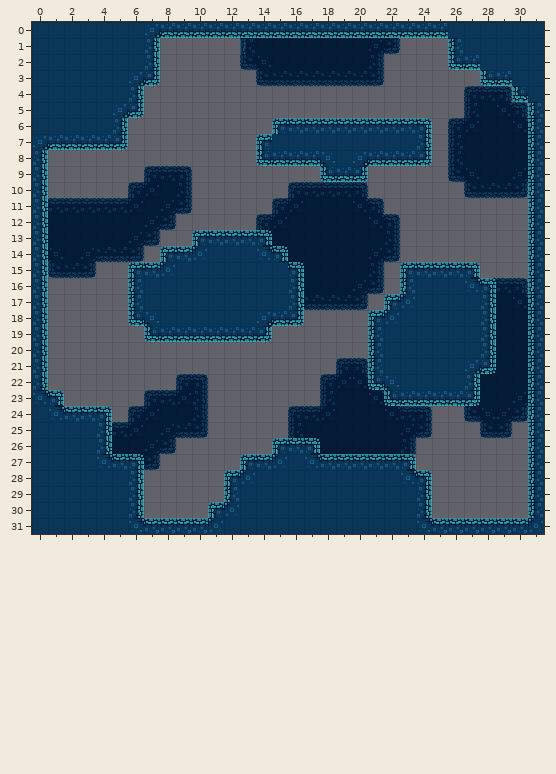
Two versions of a level (Tiled map, assets/levels/test_level.tmx). The picture above is the old version.
Cells are 16x16 px. Shown: x 0..31, y 0..31. Tiles whose own drawing changed are shown in their newer look in all pictures.
The result:
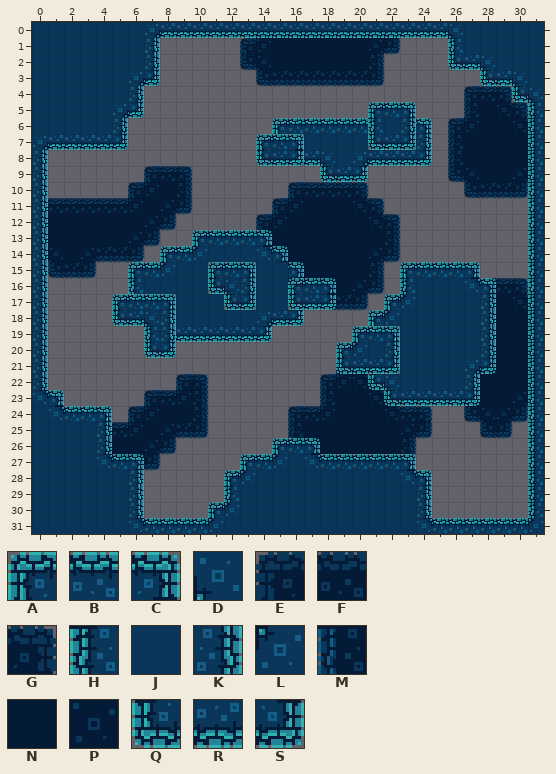
Key: from "tileset": A 0, B 1, C 2, D 4, E 5, F 6, G 7, H 10, J 11, K 12, L 14, M 15, N 16, P 19, Q 20, R 21, S 22.
_ is an empty cell.
The exact change:
Layer "Background":
Tile M gives way to tile E in row 1 at x 13.
The edit adds tile E in row 0 at x 14.
The edit adds tile F in row 0 at x 15 to 21.
The edit adds tile G in row 0 at x 22.
Tile N gives way to tile P in row 1 at x 14.
Layer "Ground":
Tile J gives way to tile A in row 15 at x 11.
Tile K gives way to tile A in row 16 at x 16.
The edit adds tile A in row 5 at x 21; in row 17 at x 5; in row 19 at x 20; in row 20 at x 19.
Tile H gives way to tile B in row 17 at x 6; in row 19 at x 21.
Tile J gives way to tile B in row 7 at x 15; in row 15 at x 12; in row 17 at x 7.
The edit adds tile B in row 5 at x 22; in row 16 at x 17.
Tile J gives way to tile C in row 7 at x 16; in row 15 at x 13; in row 17 at x 8; in row 19 at x 22.
The edit adds tile C in row 5 at x 23; in row 16 at x 18.
Tile J gives way to tile D in row 0 at x 26; in row 2 at x 28; in row 3 at x 30; in row 4 at x 31; in row 16 at x 12.
Tile B gives way to tile H in row 6 at x 21.
Tile Q gives way to tile H in row 19 at x 7.
Tile B gives way to tile J in row 6 at x 22.
Tile H gives way to tile J in row 20 at x 21.
Tile B gives way to tile K in row 6 at x 23.
Tile J gives way to tile K in row 16 at x 13; in row 18 at x 8; in row 20 at x 22.
Tile R gives way to tile K in row 19 at x 8.
The edit adds tile L in row 20 at x 20.
Tile J gives way to tile Q in row 7 at x 21; in row 16 at x 11; in row 17 at x 12.
Tile K gives way to tile Q in row 17 at x 16.
The edit adds tile Q in row 18 at x 5; in row 20 at x 7; in row 21 at x 19.
Tile H gives way to tile R in row 21 at x 21.
Tile J gives way to tile R in row 7 at x 22.
Tile Q gives way to tile R in row 18 at x 6.
The edit adds tile R in row 17 at x 17; in row 21 at x 20.
Tile J gives way to tile S in row 7 at x 23; in row 17 at x 13; in row 21 at x 22.
Tile R gives way to tile S in row 8 at x 16.
The edit adds tile S in row 17 at x 18; in row 20 at x 8.
